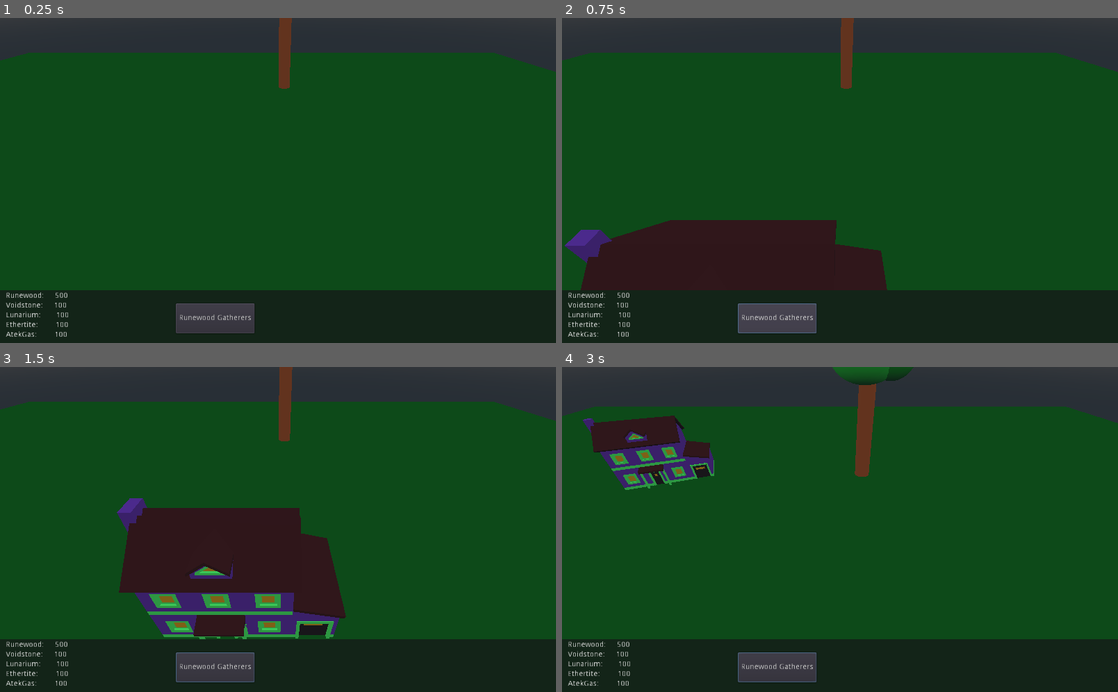
Above: before the commit, frames 1-4 (two rows, left to right).
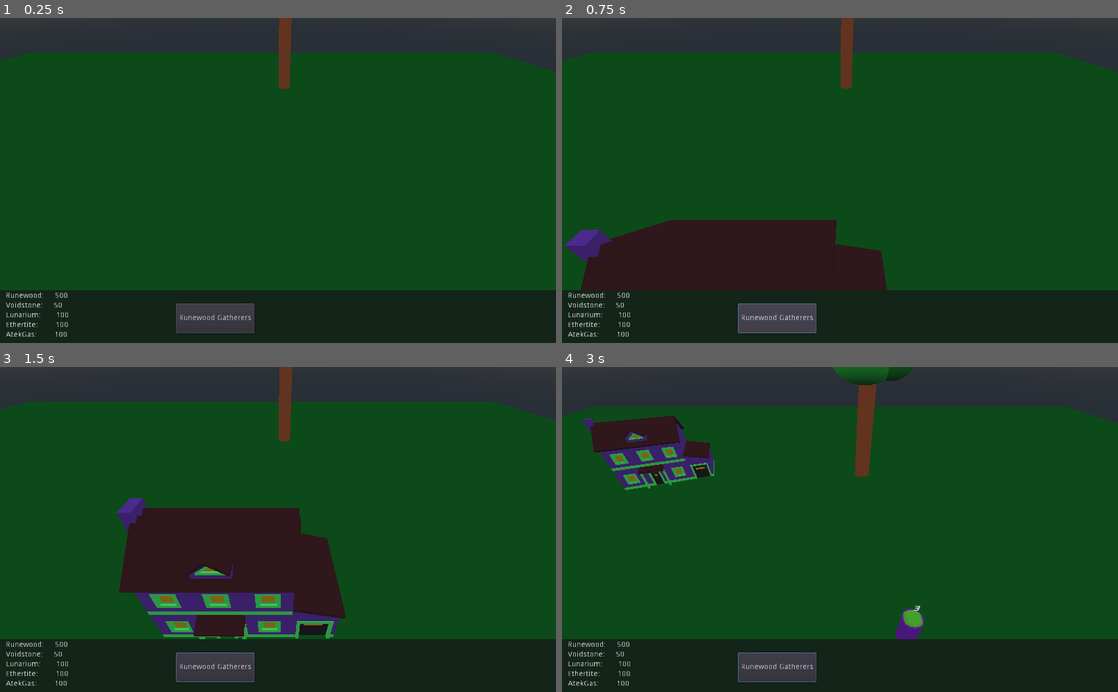
Above: after the commit, the same moments.

Repository: Boyquotes/Spellcard-Taverns
Game: Godot game, scene res://Map/Map.tscn
Same seed, same stepped clock (60 frames per second), same inputs: the game is played once before the commit and once after it.
Inputs (mouse positions are in pixels of both pictures, inside the frame that each line leads up to):
- Up to frame 1 (0.25 s): no input
- Up to frame 2 (0.75 s): click "Runewood Gatherers" at 0.5 s
- Up to frame 3 (1.5 s): tap Enter at 1.25 s; move the mouse to (250, 594) at 1.27 s; hold W (cUp) from 1.28 s (still down); click (250, 594) at 1.35 s
- Up to frame 4 (3 s): move the mouse to (1006, 578) at 2.02 s; tap Middle mouse button (MiddleMouseButton) at 2.1 s; move the mouse to (673, 480) at 2.77 s; release W (cUp) at 2.78 s; hold A (cLeft) from 2.78 s (still down); tap Mouse wheel down (MouseWheelDown) at 2.85 s

The runs differ from the first frame. In frame 1, less than 0.1% of the frame differs, in the area x 9-12%, y 87-90%; in frame 2, less than 0.1%; in frame 3, less than 0.1%; in frame 4, 0.4%, in the area x 9-66%, y 73-90%.

Commit message:
Fixed unit getting stuck while gathering
Fixed unit getting stuck while gathering

Diff:
--- a/Assets/MapObjects/Units/ResourceGatherer.tscn
+++ b/Assets/MapObjects/Units/ResourceGatherer.tscn
@@ -1,29 +1,35 @@
-[gd_scene load_steps=6 format=2]
+[gd_scene load_steps=7 format=2]
 
 [ext_resource path="res://Assets/MapObjects/Units/Gathering/RunewoodHarvester.gd" type="Script" id=1]
 
-[sub_resource type="CapsuleMesh" id=1]
+[sub_resource type="CylinderMesh" id=4]
 
 [sub_resource type="SpatialMaterial" id=2]
 albedo_color = Color( 0.643137, 0.156863, 0.796078, 1 )
 metallic = 0.31
 
+[sub_resource type="CylinderShape" id=5]
+
+[sub_resource type="CapsuleMesh" id=1]
+
 [sub_resource type="SpatialMaterial" id=3]
 albedo_color = Color( 0.505882, 1, 0.2, 1 )
 metallic = 0.31
-
-[sub_resource type="CapsuleShape" id=4]
 
 [node name="RunewoodHarvester" type="KinematicBody"]
 script = ExtResource( 1 )
 
 [node name="MeshInstance" type="MeshInstance" parent="."]
-transform = Transform( 1, 0, 0, 0, 1.76354, 0, 0, 0, 0.548325, 0, 1.81462, 0 )
-mesh = SubResource( 1 )
+transform = Transform( 1, 0, 0, 0, 1.76354, 0, 0, 0, 0.992357, 0, 1.81462, 0 )
+mesh = SubResource( 4 )
 material/0 = SubResource( 2 )
 
+[node name="CollisionShape" type="CollisionShape" parent="MeshInstance"]
+transform = Transform( 0.86165, 0, 0, 0, 1, 0, 0, 0, 0.475501, 0, 0, 0 )
+shape = SubResource( 5 )
+
 [node name="MeshInstance2" type="MeshInstance" parent="."]
-transform = Transform( 0.884955, 0, 0, 0, 0.355637, 0, 0, 0, 0.569077, 0, 3.32547, 0 )
+transform = Transform( 0.884955, 0, 0, 0, 0.682767, 0, 0, 0, 0.569077, 0, 3.32547, 0 )
 mesh = SubResource( 1 )
 material/0 = SubResource( 3 )
 
@@ -34,7 +40,3 @@
 pixel_size = 0.08
 text = "RUNEWOOD
  GRUNT"
-
-[node name="CollisionShape" type="CollisionShape" parent="."]
-transform = Transform( 0.86165, 0, 0, 0, 1.76354, 0, 0, 0, 0.471867, 0, 1.81462, 0 )
-shape = SubResource( 4 )
--- a/Map/InterfaceManager.gd
+++ b/Map/InterfaceManager.gd
@@ -5,7 +5,7 @@
 
 func _process(delta):
 	$ResourceStats/VBoxContainer/Runewood/VBoxContainer/RunewoodValue.text = str(GameManager.Runewood)
-#	$ResourceStats/VBoxContainer/Voidstone/VBoxContainer/VoidstoneValue.text = str(GameManager.Voidstone)
+	$ResourceStats/VBoxContainer/Voidstone/VBoxContainer/VoidstoneValue.text = str(GameManager.Voidstone)
 #	$ResourceStats/VBoxContainer/Lunarium/VBoxContainer/LunariumValue.text = str(GameManager.Lunarium)
 #	$ResourceStats/VBoxContainer/Ethertite/VBoxContainer/EthertiteValue.text = str(GameManager.Ethertite)
 #	$ResourceStats/VBoxContainer/AtekGas/VBoxContainer/AtekGasValue.text = str(GameManager.AtekGas)
--- a/Map/Map.tscn
+++ b/Map/Map.tscn
@@ -112,18 +112,22 @@
 margin_right = 176.0
 margin_bottom = 32.0
 
-[node name="Voidstone" type="Label" parent="GUI/ResourceStats/VBoxContainer/Voidstone"]
+[node name="VBoxContainer" type="HBoxContainer" parent="GUI/ResourceStats/VBoxContainer/Voidstone"]
+margin_right = 112.0
+margin_bottom = 14.0
+
+[node name="Voidstone" type="Label" parent="GUI/ResourceStats/VBoxContainer/Voidstone/VBoxContainer"]
 margin_right = 68.0
 margin_bottom = 14.0
 text = "Voidstone:"
 
-[node name="Space" type="Label" parent="GUI/ResourceStats/VBoxContainer/Voidstone"]
+[node name="Space" type="Label" parent="GUI/ResourceStats/VBoxContainer/Voidstone/VBoxContainer"]
 margin_left = 72.0
 margin_right = 84.0
 margin_bottom = 14.0
 text = "   "
 
-[node name="VoidstoneValue" type="Label" parent="GUI/ResourceStats/VBoxContainer/Voidstone"]
+[node name="VoidstoneValue" type="Label" parent="GUI/ResourceStats/VBoxContainer/Voidstone/VBoxContainer"]
 margin_left = 88.0
 margin_right = 112.0
 margin_bottom = 14.0
@@ -134,18 +138,22 @@
 margin_right = 176.0
 margin_bottom = 50.0
 
-[node name="Lunarium" type="Label" parent="GUI/ResourceStats/VBoxContainer/Lunarium"]
+[node name="VBoxContainer" type="HBoxContainer" parent="GUI/ResourceStats/VBoxContainer/Lunarium"]
+margin_right = 116.0
+margin_bottom = 14.0
+
+[node name="Lunarium" type="Label" parent="GUI/ResourceStats/VBoxContainer/Lunarium/VBoxContainer"]
 margin_right = 64.0
 margin_bottom = 14.0
 text = "Lunarium:"
 
-[node name="Space" type="Label" parent="GUI/ResourceStats/VBoxContainer/Lunarium"]
+[node name="Space" type="Label" parent="GUI/ResourceStats/VBoxContainer/Lunarium/VBoxContainer"]
 margin_left = 68.0
 margin_right = 88.0
 margin_bottom = 14.0
 text = "     "
 
-[node name="LunariumValue" type="Label" parent="GUI/ResourceStats/VBoxContainer/Lunarium"]
+[node name="LunariumValue" type="Label" parent="GUI/ResourceStats/VBoxContainer/Lunarium/VBoxContainer"]
 margin_left = 92.0
 margin_right = 116.0
 margin_bottom = 14.0
@@ -156,18 +164,22 @@
 margin_right = 176.0
 margin_bottom = 68.0
 
-[node name="Ethertite" type="Label" parent="GUI/ResourceStats/VBoxContainer/Ethertite"]
+[node name="VBoxContainer" type="HBoxContainer" parent="GUI/ResourceStats/VBoxContainer/Ethertite"]
+margin_right = 115.0
+margin_bottom = 14.0
+
+[node name="Ethertite" type="Label" parent="GUI/ResourceStats/VBoxContainer/Ethertite/VBoxContainer"]
 margin_right = 59.0
 margin_bottom = 14.0
 text = "Ethertite:"
 
-[node name="Space" type="Label" parent="GUI/ResourceStats/VBoxContainer/Ethertite"]
+[node name="Space" type="Label" parent="GUI/ResourceStats/VBoxContainer/Ethertite/VBoxContainer"]
 margin_left = 63.0
 margin_right = 87.0
 margin_bottom = 14.0
 text = "      "
 
-[node name="EthertiteValue" type="Label" parent="GUI/ResourceStats/VBoxContainer/Ethertite"]
+[node name="EthertiteValue" type="Label" parent="GUI/ResourceStats/VBoxContainer/Ethertite/VBoxContainer"]
 margin_left = 91.0
 margin_right = 115.0
 margin_bottom = 14.0
@@ -178,18 +190,22 @@
 margin_right = 176.0
 margin_bottom = 86.0
 
-[node name="AtekGas" type="Label" parent="GUI/ResourceStats/VBoxContainer/AtekGas"]
+[node name="VBoxContainer" type="HBoxContainer" parent="GUI/ResourceStats/VBoxContainer/AtekGas"]
+margin_right = 113.0
+margin_bottom = 14.0
+
+[node name="AtekGas" type="Label" parent="GUI/ResourceStats/VBoxContainer/AtekGas/VBoxContainer"]
 margin_right = 57.0
 margin_bottom = 14.0
 text = "AtekGas:"
 
-[node name="Space" type="Label" parent="GUI/ResourceStats/VBoxContainer/AtekGas"]
+[node name="Space" type="Label" parent="GUI/ResourceStats/VBoxContainer/AtekGas/VBoxContainer"]
 margin_left = 61.0
 margin_right = 85.0
 margin_bottom = 14.0
 text = "      "
 
-[node name="AtekGasValue" type="Label" parent="GUI/ResourceStats/VBoxContainer/AtekGas"]
+[node name="AtekGasValue" type="Label" parent="GUI/ResourceStats/VBoxContainer/AtekGas/VBoxContainer"]
 margin_left = 89.0
 margin_right = 113.0
 margin_bottom = 14.0
